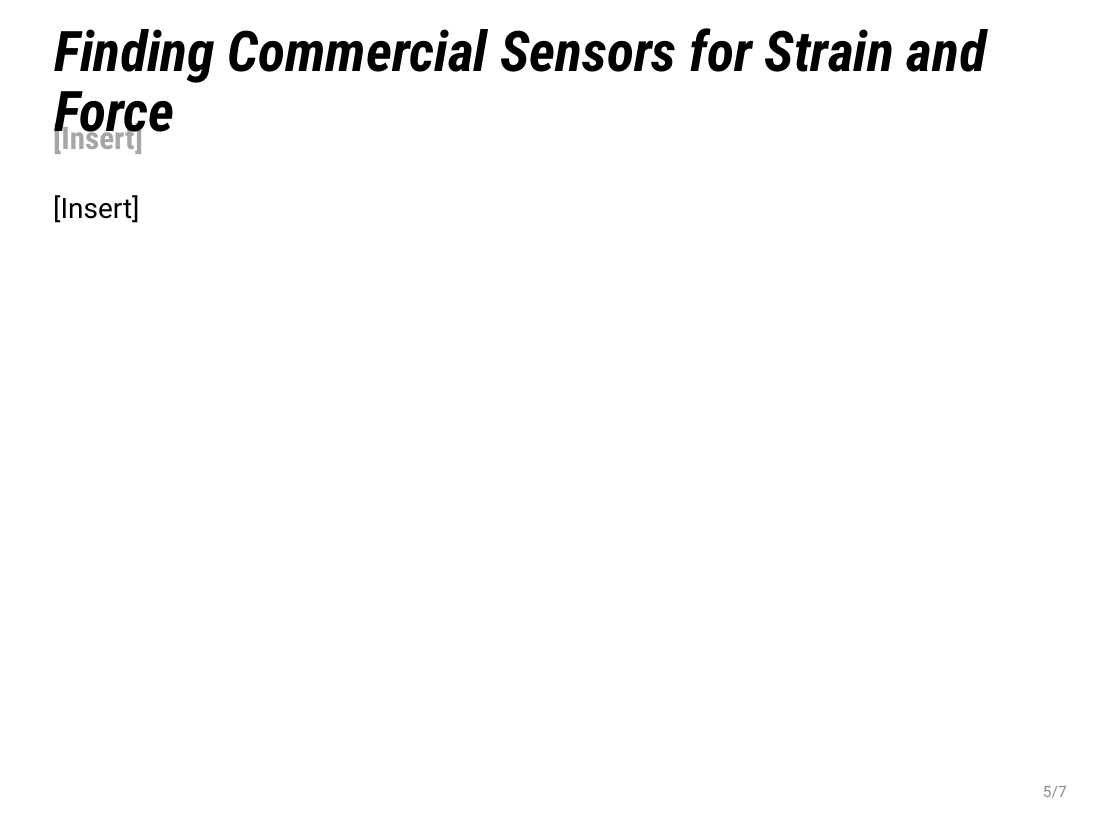
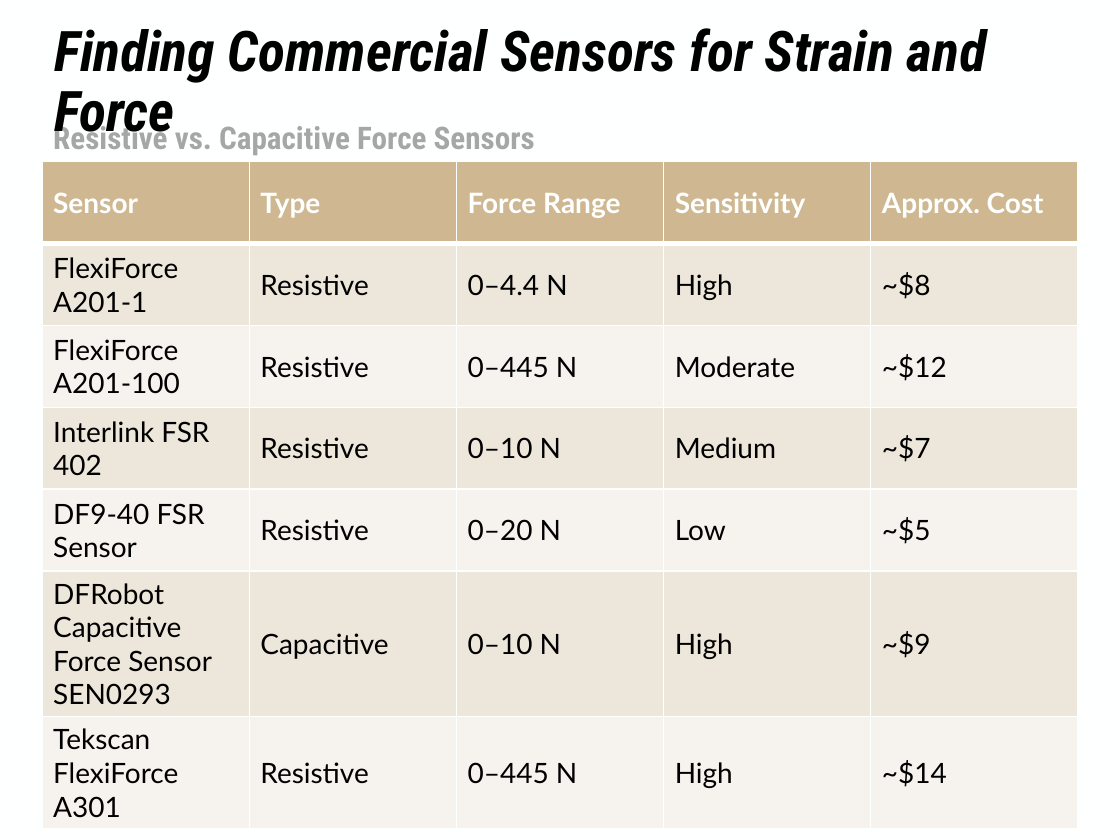
Before and after one commit to NHuang58/Biomedical_Device_PCB, a slide deck: slide 6 of Documentation/Slides/Week_9.pptx. Drawn at 1120x840 pixels with LibreOffice and Linux fonts; fonts in the diff are those of the drawing; background and template pictures are left out. Boxes give left, top, right and bottom in pixels: in the first picture for what was removed or moved away, otherwise in the second. Text is boxed around its words. In the diff, an @@ line names an element or a change of style, - is before the commit and + after.

```diff
--- a/Documentation/Slides/Week_9.pptx
+++ b/Documentation/Slides/Week_9.pptx
@@ text at (x1=53, y1=121, x2=535, y2=155): text changed @@
-[Insert]
+Resistive vs. Capacitive Force Sensors
@@ table added at (x1=41, y1=161, x2=1077, y2=822), 7 rows, 5 columns @@
+Sensor | Type | Force Range | Sensitivity | Approx. Cost
+FlexiForce A201-1 | Resistive | 0–4.4 N | High | ~$8
+FlexiForce A201-100 | Resistive | 0–445 N | Moderate | ~$12
+Interlink FSR 402 | Resistive | 0–10 N | Medium | ~$7
+DF9-40 FSR Sensor | Resistive | 0–20 N | Low | ~$5
+DFRobot Capacitive Force Sensor SEN0293 | Capacitive | 0–10 N | High | ~$9
+Tekscan FlexiForce A301 | Resistive | 0–445 N | High | ~$14
@@ text removed at (x1=53, y1=195, x2=139, y2=223) @@
-[Insert]
```
Also in this commit, not shown: 3 other slides changed, 1 slide added, 3 other files.
